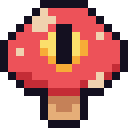
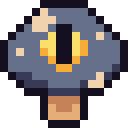
Layered file, before and after one edit (128x128). Changes by layer:
painted on "Colours" over [8, 8, 120, 96]
